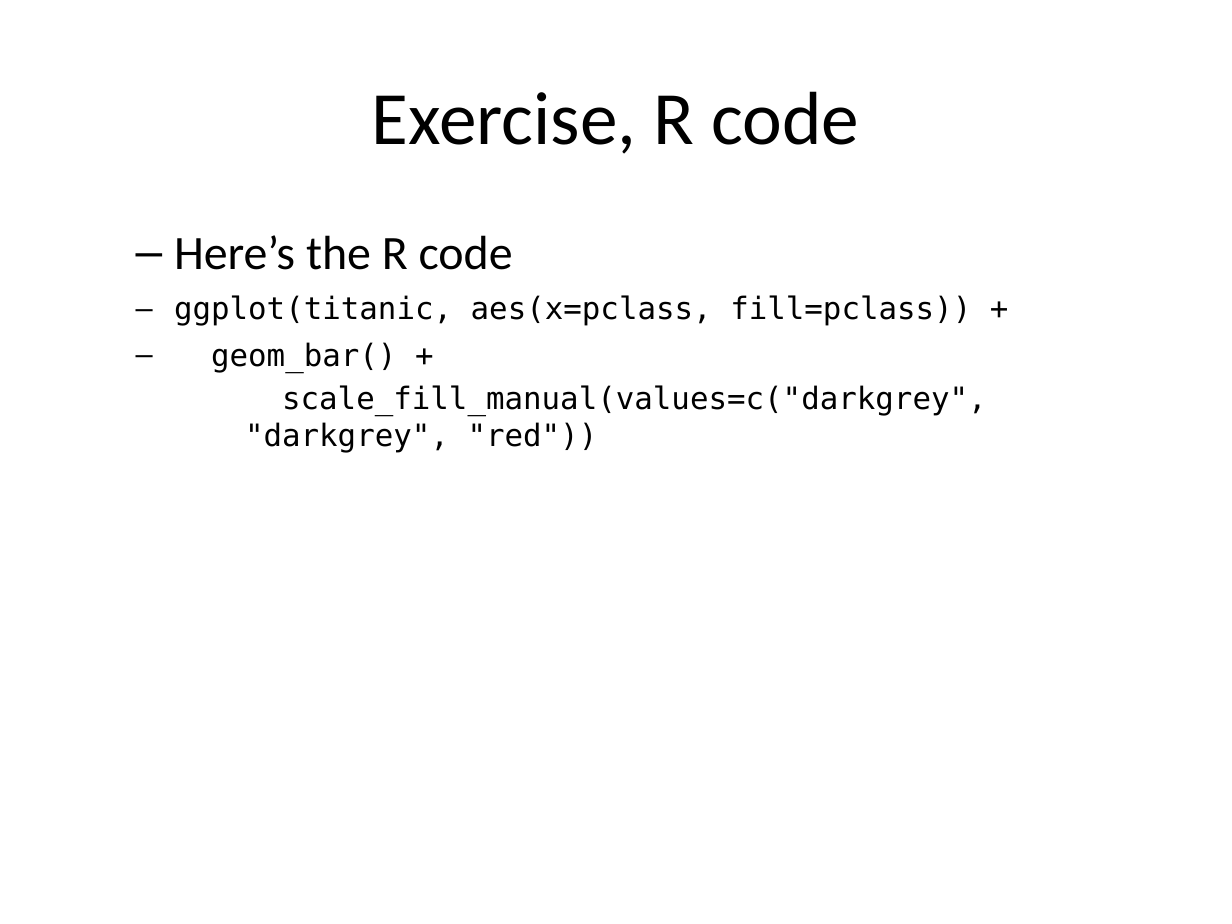
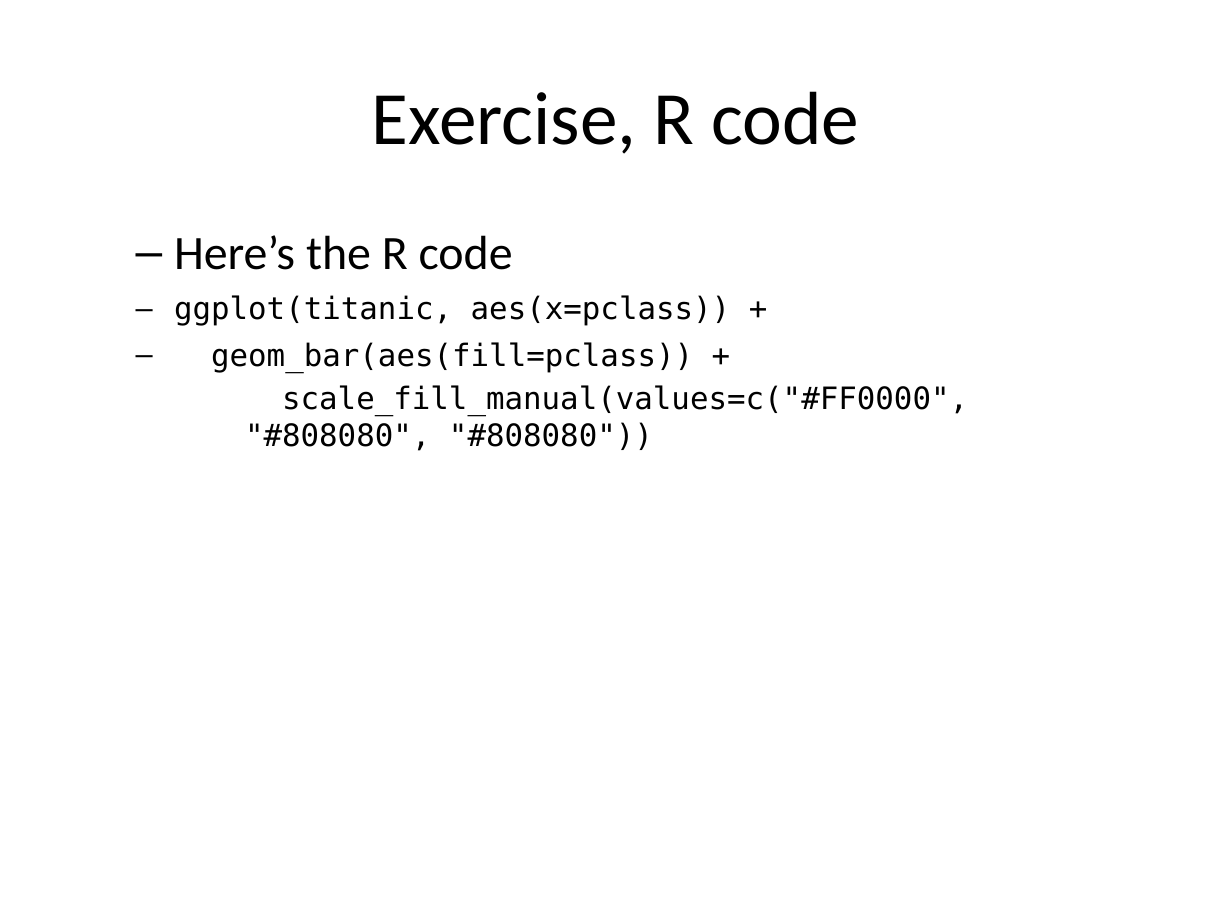
Before and after one commit to pmean/data-visualization, a slide deck: slide 28 of data-viz-02/component/fundamentals.pptx (slide 24 before the commit). Drawn at 1232x924 pixels with LibreOffice and Linux fonts; fonts in the diff are those of the drawing. Boxes give left, top, right and bottom in pixels: in the first picture for what was removed or moved away, otherwise in the second. Text is boxed around its words. In the diff, an @@ line names an element or a change of style, - is before the commit and + after.

```diff
--- a/data-viz-02/component/fundamentals.pptx
+++ b/data-viz-02/component/fundamentals.pptx
@@ text at [174, 295, 968, 451]: text changed @@
-ggplot(titanic, aes(x=pclass, fill=pclass)) +
-geom_bar() +
-scale_fill_manual(values=c("darkgrey", "darkgrey", "red"))
+ggplot(titanic, aes(x=pclass)) +
+geom_bar(aes(fill=pclass)) +
+scale_fill_manual(values=c("#FF0000", "#808080", "#808080"))
```
Also in this commit, not shown: 16 other slides changed, 8 slides added, 4 slides removed, 19 other files.
